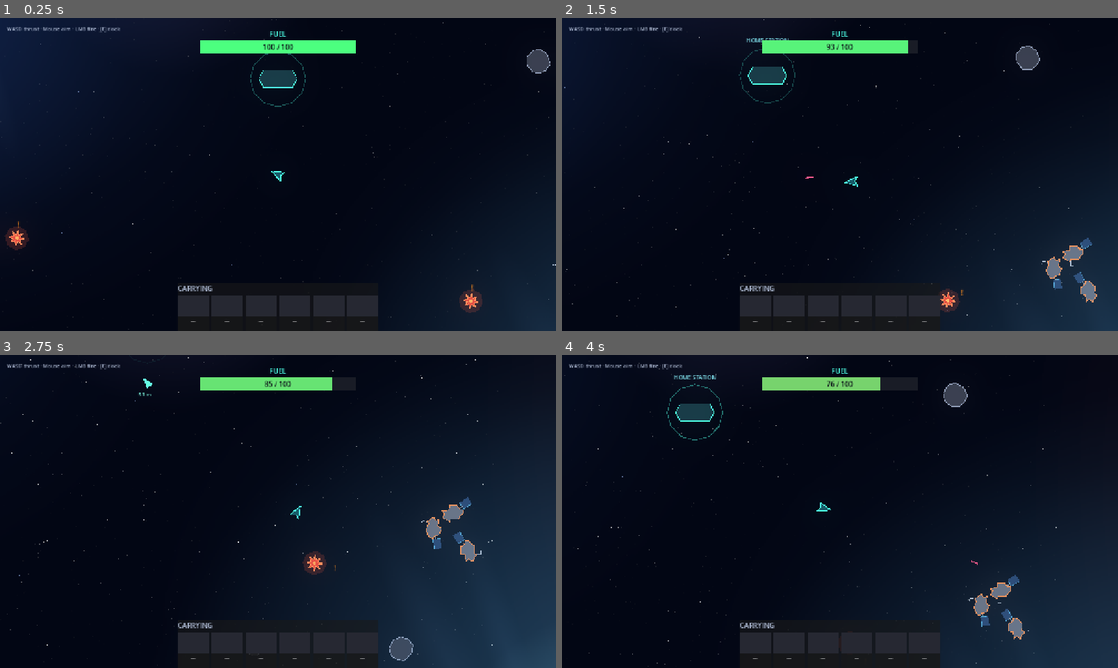
Above: before the commit, frames 1-4 (two rows, left to right).
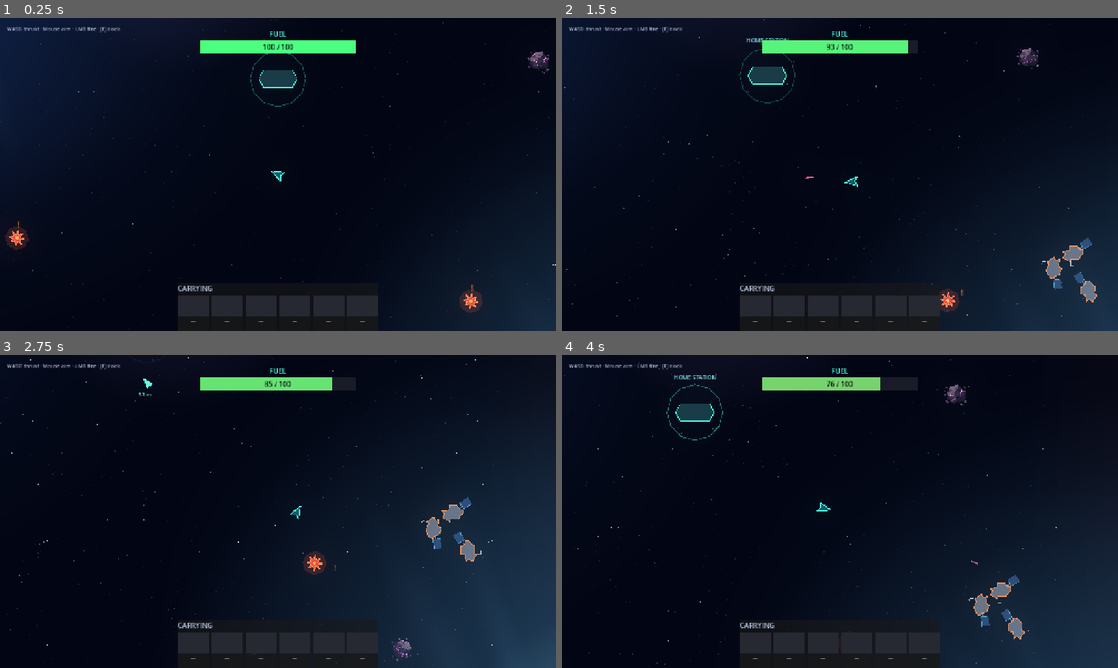
Above: after the commit, the same moments.

Repository: ahasl/kessler-cup-v01
Game: Godot game, scene res://scenes/run/space.tscn
The game is run twice, just before and just after one commit, with the same random seed, the same clock (stepped at 60 frames per second) and the same inputs. This scene is started directly instead of the project's main scene.
Inputs (mouse positions are in pixels of both pictures, inside the frame that each line leads up to):
- Up to frame 1 (0.25 s): no input
- Up to frame 2 (1.5 s): tap Enter at 0.5 s; move the mouse to (962, 158) at 0.52 s; hold D (move_right) 0.53-1.28 s; hold E (interact) 0.53-1.28 s; move the mouse to (728, 190) at 1.27 s; hold S (move_down) from 1.28 s (still down); click (728, 190) at 1.35 s
- Up to frame 3 (2.75 s): move the mouse to (333, 442) at 2.02 s; release S (move_down) at 2.03 s; hold D (move_right) from 2.03 s (still down); tap 6 at 2.1 s
- Up to frame 4 (4 s): move the mouse to (812, 574) at 2.77 s; release D (move_right) at 2.78 s; hold W (move_up) 2.78-3.53 s; tap E (interact) at 2.85 s; move the mouse to (1006, 558) at 3.52 s; press the mouse at (1006, 558) at 3.53 s; hold A (move_left) from 3.53 s (still down)

The runs differ from the first frame. In frame 1, 0.2% of the frame differs, in the area x 94-99%, y 10-18%; in frame 2, 0.2%; in frame 3, 0.2%; in frame 4, 0.2%, in the area x 68-73%, y 8-17%.

Commit message:
feat: add new asteroids

Diff:
--- a/domain/inventory/Items.gd
+++ b/domain/inventory/Items.gd
@@ -36,3 +36,10 @@
 		Type.PLASMA: return Color(0.70, 0.35, 1.0)
 		Type.REINFORCED_ALLOY: return Color(1.0, 0.6, 0.25)
 	return Color.WHITE
+
+
+static func texture_path(item_type: int) -> String:
+	match item_type:
+		Type.METAL: return "res://lib/images/metaltest.png"
+		Type.DATACHIP: return "res://lib/images/datachip.png"
+	return ""
--- a/scenes/run/asteroid.gd
+++ b/scenes/run/asteroid.gd
@@ -8,7 +8,7 @@
 @export var max_hp:      int = 10
 @export var drop_amount: int = 2
 
-@onready var _body:      Polygon2D      = $Body
+@onready var _body:      Sprite2D       = $Body
 @onready var _particles: CPUParticles2D = $Particles
 
 var hp: int = 0
@@ -44,7 +44,7 @@
 	hp -= amount
 	_show_damage(amount)
 	var dmg := 1.0 - float(hp) / float(max_hp)
-	_body.color = Color(0.22, 0.24, 0.30).lerp(Color(0.55, 0.25, 0.25), dmg)
+	_body.modulate = Color.WHITE.lerp(Color(1.0, 0.35, 0.35), dmg)
 	if hp <= 0:
 		_destroy()
 
--- a/scenes/run/asteroid.tscn
+++ b/scenes/run/asteroid.tscn
@@ -1,6 +1,7 @@
 [gd_scene format=3 uid="uid://b03j7kat5gbh0"]
 
 [ext_resource type="Script" uid="uid://bcnoatyp517pt" path="res://scenes/run/asteroid.gd" id="1"]
+[ext_resource type="Texture2D" path="res://lib/images/objects/asteroid1.png" id="2"]
 
 [sub_resource type="CircleShape2D" id="shape"]
 radius = 28.0
@@ -13,14 +14,9 @@
 [node name="CollisionShape2D" type="CollisionShape2D" parent="." unique_id=1959032006]
 shape = SubResource("shape")
 
-[node name="Body" type="Polygon2D" parent="." unique_id=1244063197]
-color = Color(0.22, 0.24, 0.3, 1)
-polygon = PackedVector2Array(28, 0, 20, 16, 10, 26, -8, 27, -24, 14, -28, -4, -18, -22, -2, -28, 16, -20)
-
-[node name="Outline" type="Line2D" parent="." unique_id=1337387663]
-points = PackedVector2Array(28, 0, 20, 16, 10, 26, -8, 27, -24, 14, -28, -4, -18, -22, -2, -28, 16, -20, 28, 0)
-width = 2.0
-default_color = Color(0.55, 0.6, 0.7, 1)
+[node name="Body" type="Sprite2D" parent="." unique_id=1244063197]
+texture = ExtResource("2")
+scale = Vector2(0.221, 0.221)
 
 [node name="Particles" type="CPUParticles2D" parent="." unique_id=142659314]
 emitting = false
--- a/scenes/run/loot.gd
+++ b/scenes/run/loot.gd
@@ -3,6 +3,7 @@
 ## inventory. Visual/collision live in loot.tscn; colour is set per item type.
 
 @onready var _body: Polygon2D = $Body
+@onready var _icon: Sprite2D = $Icon
 
 var item_type: int = Items.Type.METAL
 var amount: int = 1
@@ -12,7 +13,17 @@
 
 func _ready() -> void:
 	add_to_group("loot")
-	_body.color = Items.color(item_type)
+	var tex_path := Items.texture_path(item_type)
+	if tex_path != "":
+		var tex: Texture2D = load(tex_path)
+		_icon.texture = tex
+		var max_dim: float = max(tex.get_size().x, tex.get_size().y)
+		if max_dim > 0:
+			_icon.scale = Vector2(20.0 / max_dim, 20.0 / max_dim)
+		_icon.visible = true
+		_body.visible = false
+	else:
+		_body.color = Items.color(item_type)
 
 
 func collect() -> void:
--- a/scenes/run/loot.tscn
+++ b/scenes/run/loot.tscn
@@ -17,3 +17,6 @@
 [node name="Body" type="Polygon2D" parent="."]
 color = Color(1, 1, 1, 1)
 polygon = PackedVector2Array(8, 0, 5.66, 5.66, 0, 8, -5.66, 5.66, -8, 0, -5.66, -5.66, 0, -8, 5.66, -5.66)
+
+[node name="Icon" type="Sprite2D" parent="."]
+visible = false
--- a/scenes/run/rich_asteroid.gd
+++ b/scenes/run/rich_asteroid.gd
@@ -9,7 +9,7 @@
 const LOOT_SCENE := preload("res://scenes/run/loot.tscn")
 const DAMAGE_NUMBER_SCENE := preload("res://scenes/run/damage_number.tscn")
 
-@onready var _body: Polygon2D = $Body
+@onready var _body: Sprite2D = $Body
 @onready var _particles: CPUParticles2D = $Particles
 
 var hp: int = MAX_HP
@@ -33,7 +33,7 @@
 	hp -= amount
 	_show_damage(amount)
 	var dmg := 1.0 - float(hp) / float(MAX_HP)
-	_body.color = Color(0.18, 0.19, 0.24).lerp(Color(0.5, 0.3, 0.18), dmg)
+	_body.modulate = Color(1.0, 0.75, 0.45).lerp(Color(1.0, 0.3, 0.3), dmg)
 	if hp <= 0:
 		_destroy()
 
--- a/scenes/run/rich_asteroid.tscn
+++ b/scenes/run/rich_asteroid.tscn
@@ -1,6 +1,7 @@
-[gd_scene load_steps=3 format=3]
+[gd_scene load_steps=4 format=3]
 
 [ext_resource type="Script" path="res://scenes/run/rich_asteroid.gd" id="1"]
+[ext_resource type="Texture2D" path="res://lib/images/objects/asteroid1.png" id="2"]
 
 [sub_resource type="CircleShape2D" id="shape"]
 radius = 32.0
@@ -13,24 +14,10 @@
 [node name="CollisionShape2D" type="CollisionShape2D" parent="."]
 shape = SubResource("shape")
 
-[node name="Body" type="Polygon2D" parent="."]
-color = Color(0.18, 0.19, 0.24, 1)
-polygon = PackedVector2Array(30, -6, 22, 22, 0, 31, -22, 22, -31, 2, -18, -22, 6, -31, 26, -20)
-
-[node name="Vein1" type="Line2D" parent="."]
-points = PackedVector2Array(-24, -6, -4, 2, 14, -4)
-width = 2.5
-default_color = Color(1, 0.6, 0.25, 0.85)
-
-[node name="Vein2" type="Line2D" parent="."]
-points = PackedVector2Array(-8, 18, 6, 8, 22, 16)
-width = 2.5
-default_color = Color(1, 0.6, 0.25, 0.85)
-
-[node name="Outline" type="Line2D" parent="."]
-points = PackedVector2Array(30, -6, 22, 22, 0, 31, -22, 22, -31, 2, -18, -22, 6, -31, 26, -20, 30, -6)
-width = 2.0
-default_color = Color(0.7, 0.5, 0.32, 1)
+[node name="Body" type="Sprite2D" parent="."]
+texture = ExtResource("2")
+scale = Vector2(0.253, 0.253)
+modulate = Color(1.0, 0.75, 0.45, 1)
 
 [node name="Particles" type="CPUParticles2D" parent="."]
 emitting = false
--- a/scenes/run/small_asteroid.tscn
+++ b/scenes/run/small_asteroid.tscn
@@ -1,6 +1,7 @@
 [gd_scene format=3 uid="uid://vlwdove281qj"]
 
 [ext_resource type="Script" uid="uid://bcnoatyp517pt" path="res://scenes/run/asteroid.gd" id="1_yreod"]
+[ext_resource type="Texture2D" path="res://lib/images/objects/asteroid1.png" id="2"]
 
 [sub_resource type="CircleShape2D" id="shape"]
 radius = 14.764823
@@ -15,18 +16,9 @@
 [node name="CollisionShape2D" type="CollisionShape2D" parent="." unique_id=1959032006]
 shape = SubResource("shape")
 
-[node name="Body" type="Polygon2D" parent="." unique_id=1244063197]
-position = Vector2(0.99999905, -9.536743e-07)
-scale = Vector2(0.51785713, 0.5090909)
-color = Color(0.22, 0.24, 0.3, 1)
-polygon = PackedVector2Array(28, 0, 20, 16, 10, 26, -8, 27, -24, 14, -28, -4, -18, -22, -2, -28, 16, -20)
-
-[node name="Outline" type="Line2D" parent="." unique_id=1337387663]
-position = Vector2(0.99999905, 0)
-scale = Vector2(0.51666665, 0.5254237)
-points = PackedVector2Array(28, 0, 20, 16, 10, 26, -8, 27, -24, 14, -28, -4, -18, -22, -2, -28, 16, -20, 28, 0)
-width = 2.0
-default_color = Color(0.55, 0.6, 0.7, 1)
+[node name="Body" type="Sprite2D" parent="." unique_id=1244063197]
+texture = ExtResource("2")
+scale = Vector2(0.117, 0.117)
 
 [node name="Particles" type="CPUParticles2D" parent="." unique_id=142659314]
 emitting = false
--- a/scenes/run/splitting_asteroid.gd
+++ b/scenes/run/splitting_asteroid.gd
@@ -9,7 +9,7 @@
 const ASTEROID_SCENE      := preload("res://scenes/run/asteroid.tscn")
 const DAMAGE_NUMBER_SCENE := preload("res://scenes/run/damage_number.tscn")
 
-@onready var _body:      Polygon2D      = $Body
+@onready var _body:      Sprite2D       = $Body
 @onready var _particles: CPUParticles2D = $Particles
 
 var hp:             int   = MAX_HP
@@ -33,7 +33,7 @@
 	hp -= amount
 	_show_damage(amount)
 	var dmg := 1.0 - float(hp) / float(MAX_HP)
-	_body.color = Color(0.24, 0.26, 0.32).lerp(Color(0.55, 0.25, 0.25), dmg)
+	_body.modulate = Color.WHITE.lerp(Color(1.0, 0.35, 0.35), dmg)
 	if hp <= 0:
 		_destroy()
 
--- a/scenes/run/splitting_asteroid.tscn
+++ b/scenes/run/splitting_asteroid.tscn
@@ -1,6 +1,7 @@
-[gd_scene load_steps=3 format=3]
+[gd_scene load_steps=4 format=3]
 
 [ext_resource type="Script" path="res://scenes/run/splitting_asteroid.gd" id="1"]
+[ext_resource type="Texture2D" path="res://lib/images/objects/asteroid1.png" id="2"]
 
 [sub_resource type="CircleShape2D" id="shape"]
 radius = 50.0
@@ -13,14 +14,9 @@
 [node name="CollisionShape2D" type="CollisionShape2D" parent="."]
 shape = SubResource("shape")
 
-[node name="Body" type="Polygon2D" parent="."]
-color = Color(0.24, 0.26, 0.32, 1)
-polygon = PackedVector2Array(50, 0, 36, 29, 18, 47, -14, 49, -43, 25, -50, -7, -32, -40, -4, -50, 29, -36)
-
-[node name="Outline" type="Line2D" parent="."]
-points = PackedVector2Array(50, 0, 36, 29, 18, 47, -14, 49, -43, 25, -50, -7, -32, -40, -4, -50, 29, -36, 50, 0)
-width = 2.5
-default_color = Color(0.6, 0.65, 0.78, 1)
+[node name="Body" type="Sprite2D" parent="."]
+texture = ExtResource("2")
+scale = Vector2(0.395, 0.395)
 
 [node name="Particles" type="CPUParticles2D" parent="."]
 emitting = false
--- a/ui/inventory_slot.gd
+++ b/ui/inventory_slot.gd
@@ -2,17 +2,28 @@
 ## A single inventory slot view. `set_slot` accepts either null (empty) or a
 ## { "type": int, "count": int } stack dictionary.
 
-@onready var _swatch: ColorRect = $VBox/Swatch
+@onready var _bg: ColorRect = $VBox/Swatch/BG
+@onready var _icon: TextureRect = $VBox/Swatch/Icon
 @onready var _name_label: Label = $VBox/Name
 @onready var _count_label: Label = $VBox/Count
 
 
 func set_slot(data) -> void:
 	if data == null:
-		_swatch.color = Color(0.15, 0.16, 0.20)
+		_bg.color = Color(0.15, 0.16, 0.20)
+		_bg.visible = true
+		_icon.visible = false
 		_name_label.text = "—"
 		_count_label.text = ""
 	else:
-		_swatch.color = Items.color(int(data.type))
+		var tex_path := Items.texture_path(int(data.type))
+		if tex_path != "":
+			_icon.texture = load(tex_path) as Texture2D
+			_icon.visible = true
+			_bg.visible = false
+		else:
+			_bg.color = Items.color(int(data.type))
+			_bg.visible = true
+			_icon.visible = false
 		_name_label.text = Items.display_name(int(data.type))
 		_count_label.text = "x%d" % int(data.count)
--- a/ui/inventory_slot.tscn
+++ b/ui/inventory_slot.tscn
@@ -9,9 +9,20 @@
 [node name="VBox" type="VBoxContainer" parent="."]
 theme_override_constants/separation = 2
 
-[node name="Swatch" type="ColorRect" parent="VBox"]
+[node name="Swatch" type="Control" parent="VBox"]
 custom_minimum_size = Vector2(48, 48)
+
+[node name="BG" type="ColorRect" parent="VBox/Swatch"]
+anchor_right = 1.0
+anchor_bottom = 1.0
 color = Color(0.15, 0.16, 0.2, 1)
+
+[node name="Icon" type="TextureRect" parent="VBox/Swatch"]
+anchor_right = 1.0
+anchor_bottom = 1.0
+expand_mode = 1
+stretch_mode = 5
+visible = false
 
 [node name="Name" type="Label" parent="VBox"]
 text = "—"
--- a/ui/storage_panel.gd
+++ b/ui/storage_panel.gd
@@ -35,8 +35,12 @@
 		var c := InventoryManager.station.count(item_type)
 		if c <= 0:
 			continue  # only list materials actually in storage
+		var tex_path := Items.texture_path(item_type)
 		var col := Items.color(item_type)
-		text += "[color=#%s]%s[/color]   ×%d\n" % [col.to_html(false), Items.display_name(item_type), c]
+		var prefix := ""
+		if tex_path != "":
+			prefix = "[img=20x20]%s[/img] " % tex_path
+		text += "%s[color=#%s]%s[/color]   ×%d\n" % [prefix, col.to_html(false), Items.display_name(item_type), c]
 	if text == "":
 		text = "[color=#808890]Storage is empty.[/color]"
 	_list.text = text
Binary file added: lib/images/datachip.png
Not shown, added: lib/images/datachip.png.import
Binary file added: lib/images/metaltest.png
Not shown, added: lib/images/metaltest.png.import
Binary file added: lib/images/objects/asteroid1.png
Not shown, added: lib/images/objects/asteroid1.png.import
